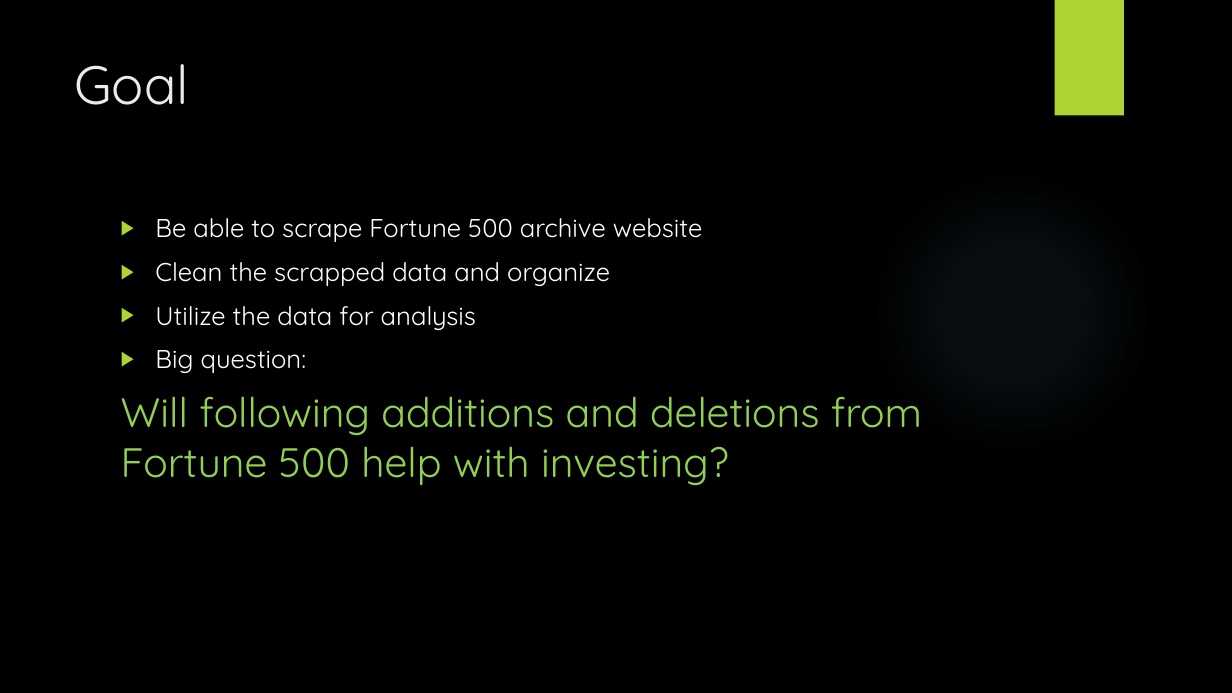
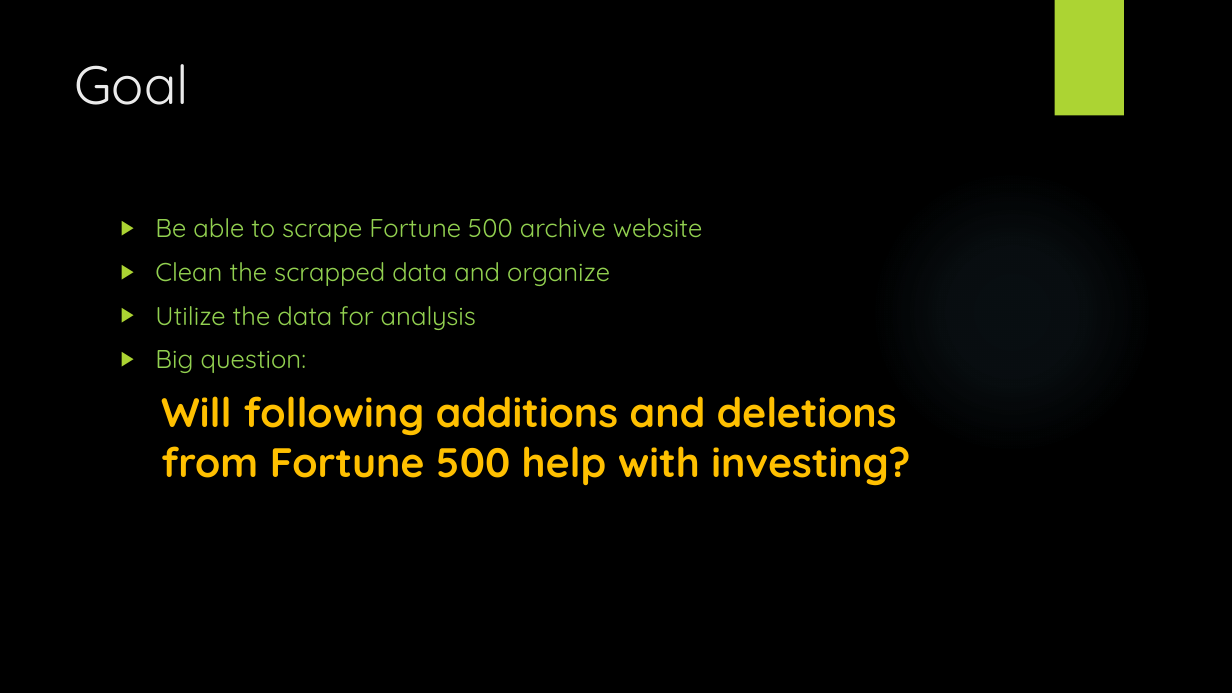
Before and after one commit to radhavrmk/WebScrapeProject, a slide deck: slide 2 of Web Scraping Fortune 500 Archive.pptx. Drawn at 1232x693 pixels with LibreOffice and Linux fonts; fonts in the diff are those of the drawing; background and template pictures are left out. Boxes give left, top, right and bottom in pixels: in the first picture for what was removed or moved away, otherwise in the second. Text is boxed around its words. In the diff, an @@ line names an element or a change of style, - is before the commit and + after.

Commit message:
Updated prsentation, added Growth Analysis

```diff
--- a/Web Scraping Fortune 500 Archive.pptx
+++ b/Web Scraping Fortune 500 Archive.pptx
@@ text "Be able to scrape Fortune ..." at [155,218,910,486]: text colour #FFFFFF to #92D050 in "Be able to scrape Fortune 500 archive ...", "Clean the scrapped data and organize", "Utilize the data for analysis", "Big question:"; text colour #92D050 to #FFC000, bold on in "Will following additions and deletions from Fortune ..."; list level 1 to 2 in "Will following additions and deletions ..." @@
```
Also in this commit, not shown: 4 other slides changed, 7 slides added, 1 other file.
